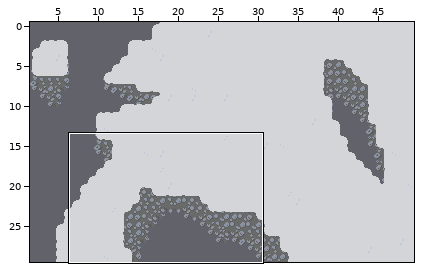
Two states of a Tiled map, rughai/tiles/tiled/middle_rughai.tmx. The picture above shows the old version from afar; the outline marks the close-up.
Close-up. As it was:
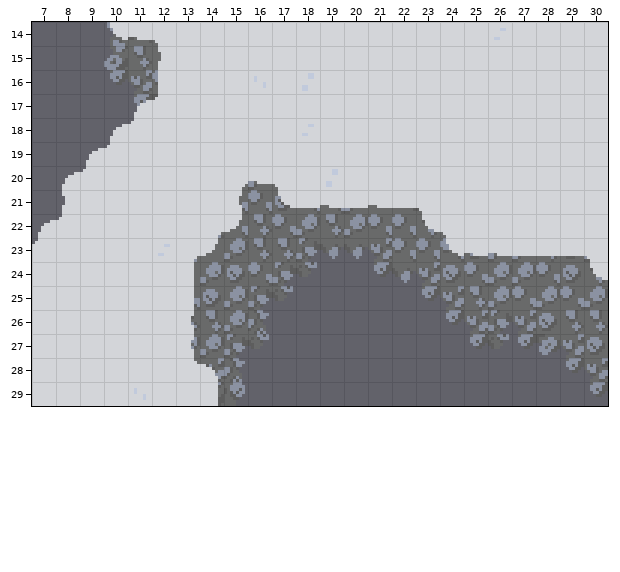
Cells are 8x8 px. Shown: x 7..30, y 14..29. The commit also changed other parts of the map, which this record leaves out.
After:
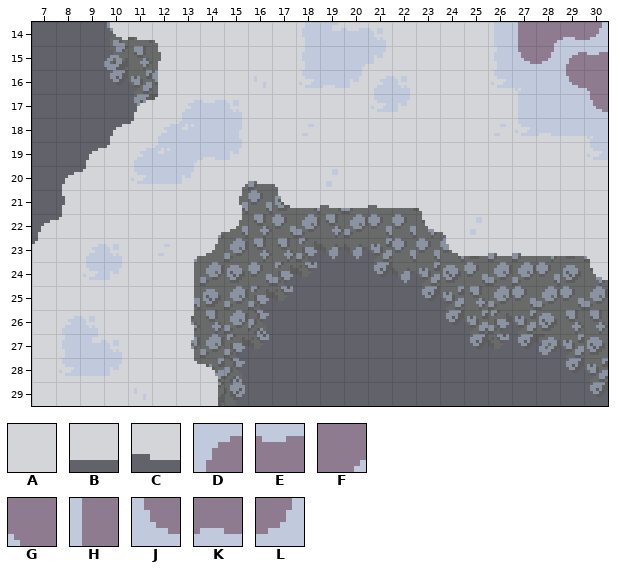
Key: from "main_tileset": A 15, B 43, C 44, D 62, E 64, F 66, G 67, H 76, J 104, K 106, L 107.
_ is an empty cell, . an unchanged one.
Changes in this commit:
--- layer "Livello tile 1"
@@ x 27..30 @@
-14 AAAA
-15 AAAA
-16 ..AA
-17 ...A
+14 HFKL
+15 JLDE
+16 ..JG
+17 ...J
@@ x 25..27 @@
-23 C.B
+23 B.C
Boxes around the changes in both close-ups, in picture pixels (x1, y1, x2, y2):
changed: (512, 22, 608, 118)
changed: (464, 253, 473, 256)
changed: (512, 253, 521, 256)
